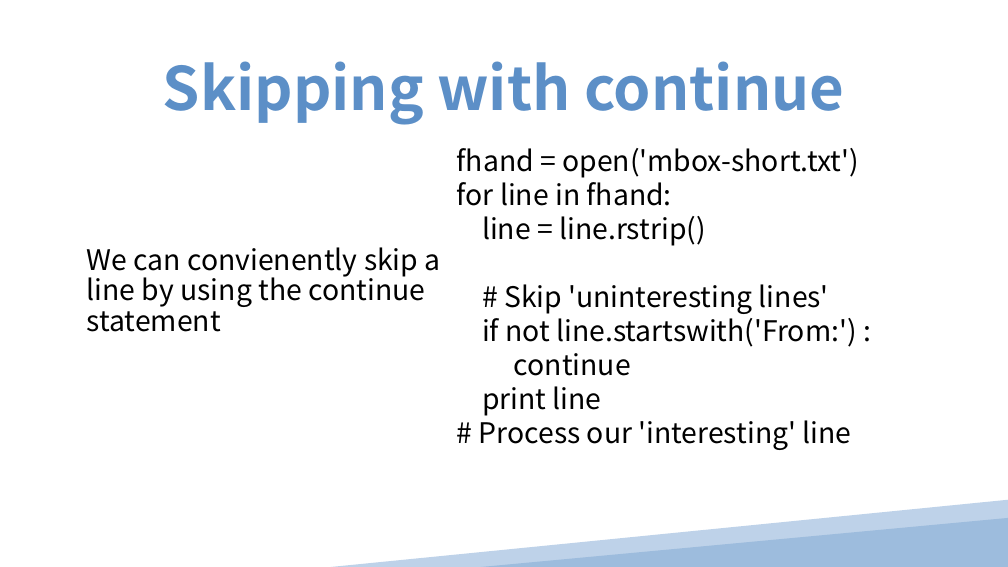
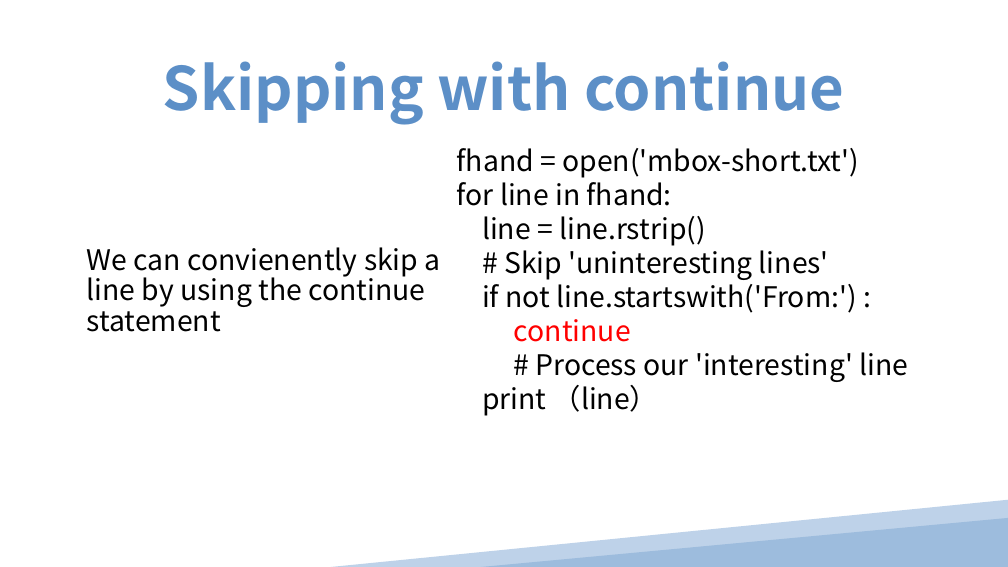
Before and after one commit to pinglee0/py, a slide deck: slide 12 of Chapter 10.ppt. Drawn at 1008x567 pixels with LibreOffice and Linux fonts; fonts in the diff are those of the drawing. Boxes give left, top, right and bottom in pixels: in the first picture for what was removed or moved away, otherwise in the second. Text is boxed around its words. In the diff, an @@ line names an element or a change of style, - is before the commit and + after.

```diff
--- a/Chapter 10.ppt
+++ b/Chapter 10.ppt
@@ text at <box>514,319,631,342</box>: text colour #000000 to #FF0000 in "continue" @@
@@ text at <box>482,386,602,416</box>: paragraph removed @@
-print line
@@ text at <box>482,385,659,416</box>: paragraph added @@
+print （line）
```
Also in this commit, not shown: 11 other slides changed, 21 other files.
